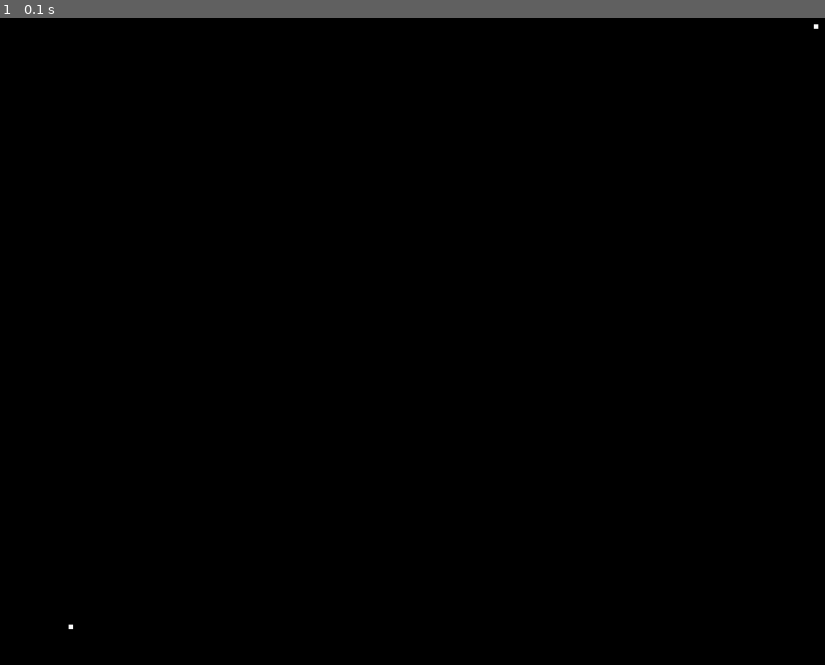
Above: before the commit, frame 1.
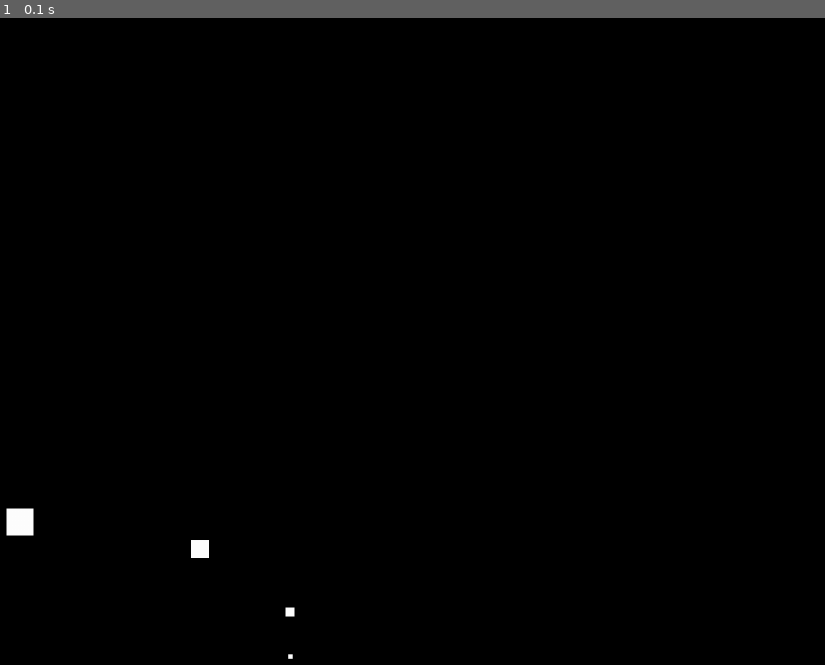
Above: after the commit, the same moment.

Repository: RahulChandra99/opengl-python
Game: pygame game, started from pythonProject/HelloOpenGL.py
The game is run twice, just before and just after one commit, with the same random seed, the same clock (stepped at 60 frames per second) and the same inputs.
Inputs:
- Up to frame 1 (0.1 s): no input

The runs differ from the first frame. In frame 1, 0.2% of the frame differs, in the area x 0-100%, y 0-100%.

Commit message:
star signs example

Diff:
--- a/pythonProject/HelloOpenGL.py
+++ b/pythonProject/HelloOpenGL.py
@@ -1,5 +1,5 @@
 import pygame
-from pygame.locals import *  ##* means everything
+from pygame.locals import *  # * means everything
 from OpenGL.GL import *
 from OpenGL.GLU import *
 
@@ -14,7 +14,13 @@
 def init_ortho():
     glMatrixMode(GL_PROJECTION)
     glLoadIdentity()
-    gluOrtho2D(0, 640, 0, 480)
+    gluOrtho2D(0, 1000, 0, 800)                      # scale of the window and the coordinates of the window (left,right,bottom,top)
+
+def draw_star(x,y,size):
+    glPointSize(size)
+    glBegin(GL_POINTS)
+    glVertex2i(x,y)
+    glEnd()
 
 done = False
 init_ortho()
@@ -28,11 +34,10 @@
     glMatrixMode(GL_MODELVIEW)
     glLoadIdentity()
 
-    glPointSize(5)
-    glBegin(GL_POINTS)
-    glVertex2i(100,50)
-    glVertex2i(630,450)
-    glEnd()
+    draw_star(400,50,5)
+    draw_star(400, 100, 10)
+    draw_star(300, 170, 20)
+    draw_star(100, 200, 30)
 
     pygame.display.flip()
     pygame.time.wait(100)
